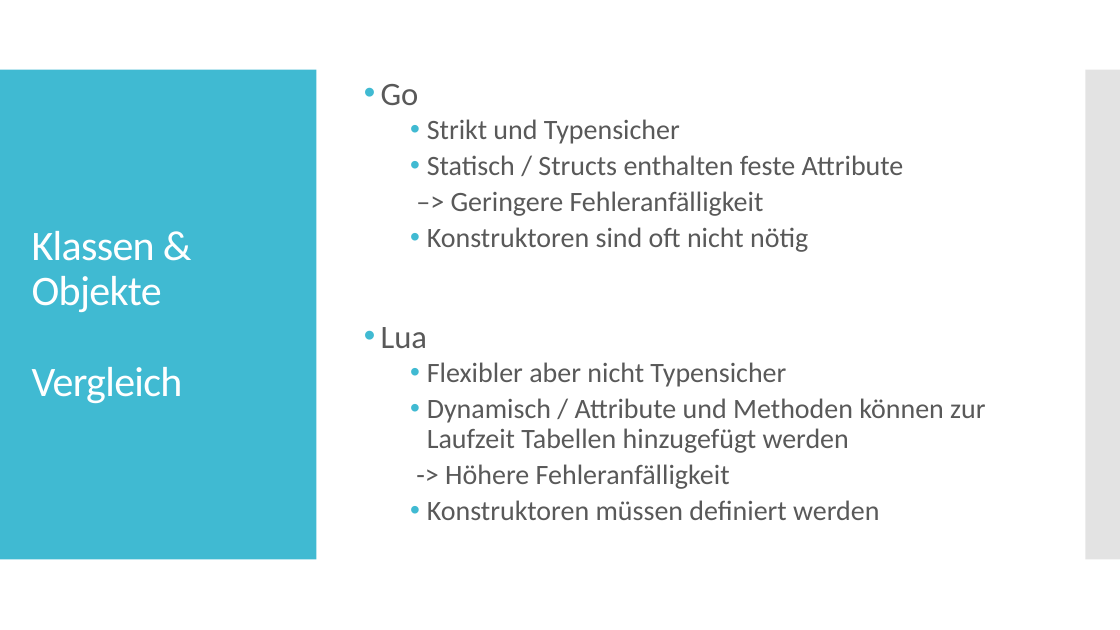
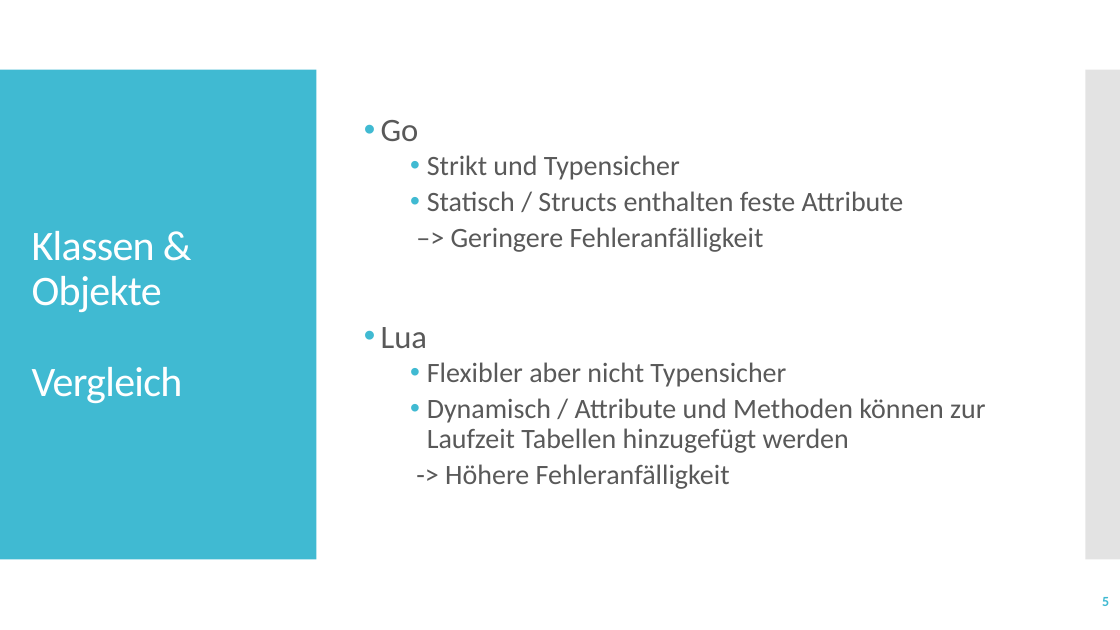
Before and after one commit to semi-doer/kp-semi-hasani, a slide deck: slide 5 of presentation/kp-semi-hasani-prensentation.pptx. Drawn at 1120x630 pixels with LibreOffice and Linux fonts; fonts in the diff are those of the drawing. Boxes give left, top, right and bottom in pixels: in the first picture for what was removed or moved away, otherwise in the second. Text is boxed around its words. In the diff, an @@ line names an element or a change of style, - is before the commit and + after.

```diff
--- a/presentation/kp-semi-hasani-prensentation.pptx
+++ b/presentation/kp-semi-hasani-prensentation.pptx
@@ text at (x1=427, y1=227, x2=808, y2=252): paragraph removed @@
-  • Konstruktoren sind oft nicht nötig
@@ text at (x1=427, y1=500, x2=879, y2=520): paragraph removed @@
-  • Konstruktoren müssen definiert werden
@@ page number added at (x1=1102, y1=597, x2=1109, y2=606), 12 pt, text #40BAD2, bold @@
+5
```
Also in this commit, not shown: 10 other slides changed, 1 slide removed, 2 other files.
